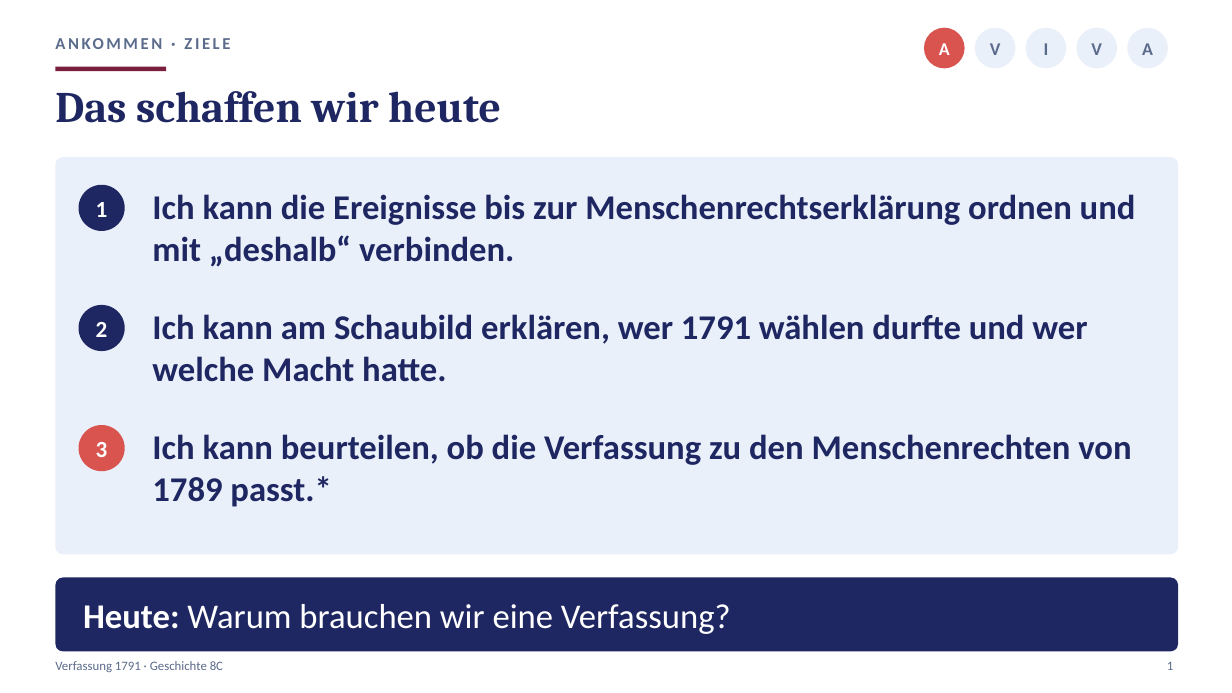
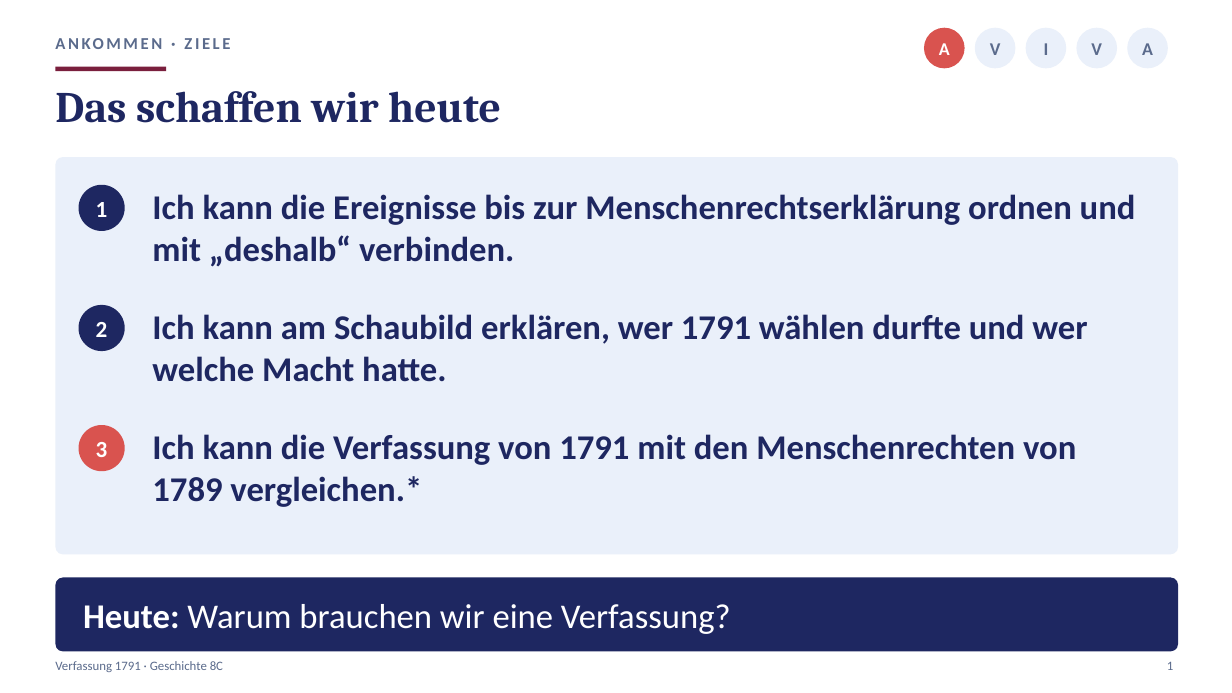
Before and after one commit to golzkonstantin-gif/Schule, a slide deck: slide 1 of Geschichte_8/Stunde5_Verfassung/Praesentation_Stunde5_Verfassung_8C.pptx. Drawn at 1232x693 pixels with LibreOffice and Linux fonts; fonts in the diff are those of the drawing. Boxes give left, top, right and bottom in pixels: in the first picture for what was removed or moved away, otherwise in the second. Text is boxed around its words. In the diff, an @@ line names an element or a change of style, - is before the commit and + after.

```diff
--- a/Geschichte_8/Stunde5_Verfassung/Praesentation_Stunde5_Verfassung_8C.pptx
+++ b/Geschichte_8/Stunde5_Verfassung/Praesentation_Stunde5_Verfassung_8C.pptx
@@ text at [152,434,1076,507]: text changed @@
-Ich kann beurteilen, ob die Verfassung zu den Menschenrechten von 1789 passt.*
+Ich kann die Verfassung von 1791 mit den Menschenrechten von 1789 vergleichen.*
```
Also in this commit, not shown: 3 other slides changed, 10 other files.
